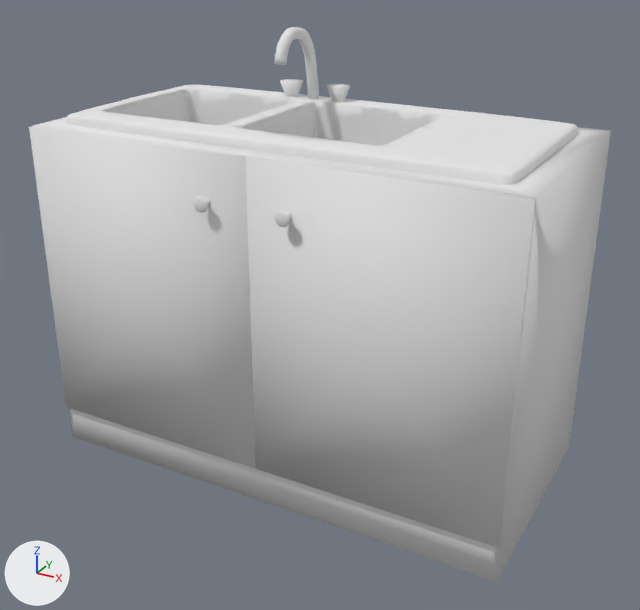
The OBJ model SweetHome3D/src/com/eteks/sweethome3d/io/resources/sink.obj, before and after one commit.
Both versions are drawn from a camera (50 mm lens) standing at (1.364, -1.794, 0.661) and looking at (0.406, -0.052, -0.21). Every picture has the same lights, and +X, +Y and +Z are marked at lower left. Where no turn or scale is listed for an object, it has been applied to the vertices. Vertices at the same position are counted once.

The first picture shows 'sink'.
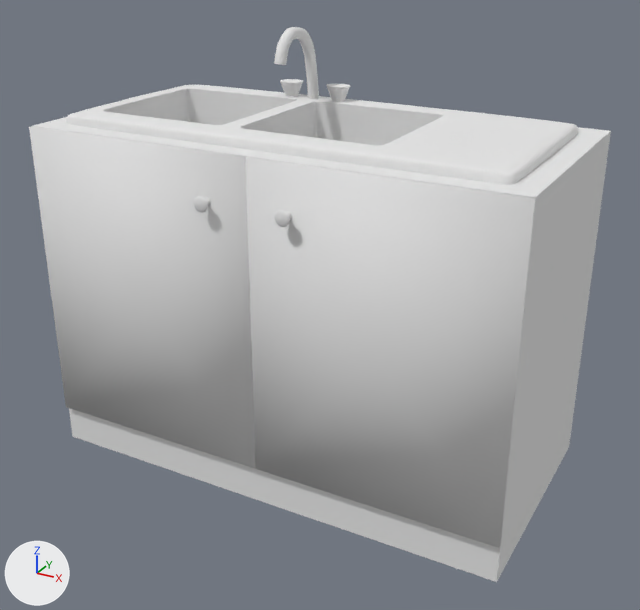
Boxes [x1, y1, x2, y2] around the edits, measured in the pictures (640 x 610 px; the box of a moved part takes in the faces that stretch with it):
```json
{"part": 1, "of": "me_sink", "change": "moved or reshaped", "before": [33, 89, 608, 436], "after": [33, 89, 608, 436]}
```

The change, as JSON lines over the scene's bpy script:
```json
{"block": "me_sink", "where": "# used by ob_sink; location = (0.0, 0.0, 0.0)"}
{"op": "remove", "block": "me_sink", "code": "me_sink.from_pydata(...)  # 5227 vertices, 10422 faces; spans x -0.228..0.974, y -0.341..0.3, z -0.64..0.417"}
{"op": "add", "block": "me_sink", "code": "me_sink.from_pydata(...)  # 5226 vertices, 10420 faces; spans x -0.228..0.974, y -0.341..0.3, z -0.64..0.417"}
{"block": "me_sink", "change": "me_sink part 1"}
{"block": "me_sink", "change": "10 vertices are removed from x -0.124..0.62, y -0.181..0.169, z 0.234..0.235"}
{"block": "me_sink", "change": "112 faces are deleted"}
{"block": "me_sink", "change": "9 vertices are added at x -0.124..0.62, y -0.181..0.169, z 0.234..0.235"}
{"block": "me_sink", "change": "94 new faces join them, mat_silver (white #e7e7e7)"}
{"block": "me_sink", "change": "16 new faces join them, mat_white (white #e7e7e7)"}
{"block": "me_sink", "change": "me_sink part 2: the surface is now shaded flat"}
```
